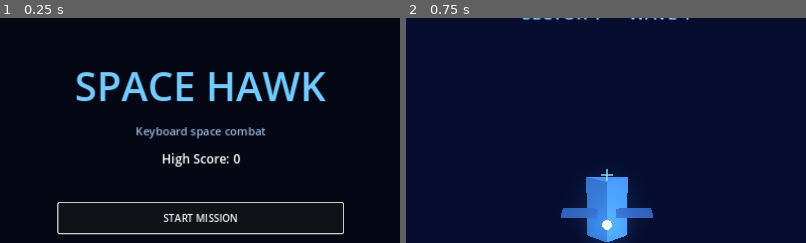
Above: before the commit, frames 1-2 (left to right).
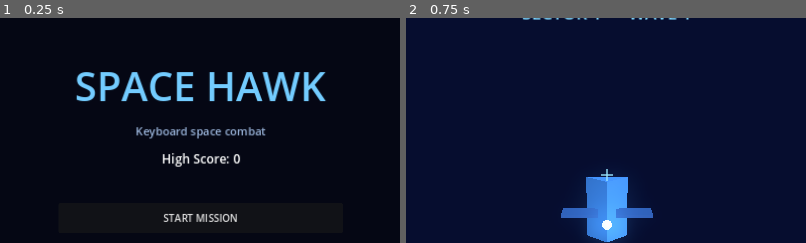
Above: after the commit, the same moments.

Repository: rickseeger/space-game
Game: Godot game, scene res://scenes/main_menu.tscn
Two runs of this game, one before a commit and one after it. Both use one fixed random seed, a clock stepped at 60 frames per second and the inputs below.
Inputs:
- Up to frame 1 (0.25 s): no input
- Up to frame 2 (0.75 s): click "START MISSION" at 0.5 s
The pictures show only the part of the screen within x 25-75%, y 15-65%; the shares and areas given below are measured in that part.

The runs differ from the first frame. In frame 1, 1.1% of the frame differs, in the area x 14-86%, y 81-97%; in frame 2, nothing differs.

Commit message:
Fix keyboard controls on Linux
Rebuild InputMap at runtime with keycode+physical_keycode, add raw key
fallbacks, and stop HUD/menu focus from swallowing Space.

Diff:
--- a/project.godot
+++ b/project.godot
@@ -14,6 +14,7 @@
 
 [autoload]
 
+InputBootstrap="*res://scripts/autoload/input_bootstrap.gd"
 GameState="*res://scripts/autoload/game_state.gd"
 EventBus="*res://scripts/autoload/event_bus.gd"
 AudioFx="*res://scripts/autoload/audio_fx.gd"
--- /dev/null
+++ b/scripts/autoload/input_bootstrap.gd
@@ -0,0 +1,33 @@
+extends Node
+## Rebuilds InputMap with proper keycode + physical_keycode (keycode=0-only maps fail on some Linux installs).
+
+func _ready() -> void:
+	_bind("move_forward", [KEY_W, KEY_UP])
+	_bind("move_back", [KEY_S, KEY_DOWN])
+	_bind("turn_left", [KEY_A, KEY_LEFT])
+	_bind("turn_right", [KEY_D, KEY_RIGHT])
+	_bind("strafe_left", [KEY_Q])
+	_bind("strafe_right", [KEY_E])
+	_bind("fire", [KEY_SPACE])
+	_bind("boost", [KEY_SHIFT])
+	_bind("hyperspace", [KEY_H])
+	_bind("pause", [KEY_ESCAPE])
+	# Keep Enter for menus, drop Space from ui_accept so it doesn't fight fire/start.
+	if InputMap.has_action("ui_accept"):
+		InputMap.action_erase_events("ui_accept")
+		_add_key("ui_accept", KEY_ENTER)
+		_add_key("ui_accept", KEY_KP_ENTER)
+
+func _bind(action: String, keys: Array) -> void:
+	if not InputMap.has_action(action):
+		InputMap.add_action(action, 0.5)
+	InputMap.action_erase_events(action)
+	for k in keys:
+		_add_key(action, k)
+
+func _add_key(action: String, keycode: Key) -> void:
+	var e := InputEventKey.new()
+	e.keycode = keycode
+	e.physical_keycode = keycode
+	e.pressed = true
+	InputMap.action_add_event(action, e)
--- a/scripts/player/player_ship.gd
+++ b/scripts/player/player_ship.gd
@@ -49,11 +49,19 @@
 	move_and_slide()
 	_update_vfx()
 
+func _down(action: String, keys: Array) -> bool:
+	if Input.is_action_pressed(action):
+		return true
+	for k in keys:
+		if Input.is_physical_key_pressed(k) or Input.is_key_pressed(k):
+			return true
+	return false
+
 func _handle_turning(delta: float) -> void:
 	var turn := 0.0
-	if Input.is_action_pressed("turn_left"):
+	if _down("turn_left", [KEY_A, KEY_LEFT]):
 		turn += 1.0
-	if Input.is_action_pressed("turn_right"):
+	if _down("turn_right", [KEY_D, KEY_RIGHT]):
 		turn -= 1.0
 	yaw += turn * TURN_SPEED * delta
 	rotation.y = yaw
@@ -61,16 +69,16 @@
 func _handle_thrust(delta: float) -> void:
 	var forward := 0.0
 	var strafe := 0.0
-	if Input.is_action_pressed("move_forward"):
+	if _down("move_forward", [KEY_W, KEY_UP]):
 		forward += 1.0
-	if Input.is_action_pressed("move_back"):
+	if _down("move_back", [KEY_S, KEY_DOWN]):
 		forward -= 0.45
-	if Input.is_action_pressed("strafe_left"):
+	if _down("strafe_left", [KEY_Q]):
 		strafe -= 1.0
-	if Input.is_action_pressed("strafe_right"):
+	if _down("strafe_right", [KEY_E]):
 		strafe += 1.0
 
-	var boosting := Input.is_action_pressed("boost") and boost_energy > 0.0 and forward > 0.0
+	var boosting := _down("boost", [KEY_SHIFT]) and boost_energy > 0.0 and forward > 0.0
 	if boosting:
 		boost_energy = maxf(0.0, boost_energy - BOOST_DRAIN * delta)
 	else:
@@ -88,7 +96,7 @@
 
 func _handle_weapons(delta: float) -> void:
 	_fire_cd = maxf(0.0, _fire_cd - delta)
-	if Input.is_action_pressed("fire") and _fire_cd <= 0.0:
+	if _down("fire", [KEY_SPACE]) and _fire_cd <= 0.0:
 		_fire()
 		_fire_cd = FIRE_COOLDOWN
 
--- a/scripts/systems/game_world.gd
+++ b/scripts/systems/game_world.gd
@@ -11,6 +11,9 @@
 func _ready() -> void:
 	process_mode = Node.PROCESS_MODE_ALWAYS
 	GameState.phase = GameState.Phase.PLAYING
+	# Don't let HUD/menu focus swallow keyboard (esp. Space).
+	get_viewport().gui_release_focus()
+	_disable_hud_focus()
 	EventBus.hull_changed.emit(player.health.hull, player.health.max_hull)
 	EventBus.shields_changed.emit(player.health.shields, player.health.max_shields)
 	wave_controller.start_sector()
@@ -18,7 +21,11 @@
 	set_process_unhandled_input(true)
 
 func _unhandled_input(event: InputEvent) -> void:
-	if event.is_action_pressed("pause"):
+	var pause_hit := event.is_action_pressed("pause")
+	if event is InputEventKey and event.pressed and not event.echo:
+		if event.keycode == KEY_ESCAPE or event.physical_keycode == KEY_ESCAPE:
+			pause_hit = true
+	if pause_hit:
 		if GameState.phase == GameState.Phase.PLAYING:
 			GameState.phase = GameState.Phase.PAUSED
 			get_tree().paused = true
@@ -33,3 +40,11 @@
 		if speed_lines:
 			speed_lines.emitting = sp > 35.0 or GameState.phase == GameState.Phase.HYPERSPACE
 			speed_lines.global_position = player.global_position
+
+func _disable_hud_focus() -> void:
+	var hud := get_node_or_null("HUD")
+	if hud == null:
+		return
+	for n in hud.find_children("*", "Control", true, false):
+		(n as Control).focus_mode = Control.FOCUS_NONE
+		(n as Control).mouse_filter = Control.MOUSE_FILTER_IGNORE
--- a/scripts/systems/hyperspace_controller.gd
+++ b/scripts/systems/hyperspace_controller.gd
@@ -21,10 +21,19 @@
 		_overlay.visible = false
 	if _speed_lines:
 		_speed_lines.emitting = false
+	set_process_unhandled_input(true)
+
+func _unhandled_input(event: InputEvent) -> void:
+	if GameState.phase != GameState.Phase.PLAYING:
+		return
+	if event.is_action_pressed("hyperspace"):
+		try_jump()
+		return
+	if event is InputEventKey and event.pressed and not event.echo:
+		if event.keycode == KEY_H or event.physical_keycode == KEY_H:
+			try_jump()
 
 func _process(delta: float) -> void:
-	if GameState.phase == GameState.Phase.PLAYING and Input.is_action_just_pressed("hyperspace"):
-		try_jump()
 	if _active:
 		_timer -= delta
 		if _overlay and _overlay is ColorRect:
--- a/scripts/ui/main_menu.gd
+++ b/scripts/ui/main_menu.gd
@@ -9,7 +9,10 @@
 	high_score_label.text = "High Score: %d" % GameState.high_score
 	start_btn.pressed.connect(_on_start)
 	quit_btn.pressed.connect(_on_quit)
-	start_btn.grab_focus()
+	# Prefer mouse/click; avoid Space being eaten by focused button forever.
+	start_btn.focus_mode = Control.FOCUS_NONE
+	quit_btn.focus_mode = Control.FOCUS_NONE
+	get_viewport().gui_release_focus()
 
 func _on_start() -> void:
 	GameState.reset_run()
@@ -19,5 +22,12 @@
 	get_tree().quit()
 
 func _unhandled_input(event: InputEvent) -> void:
-	if event.is_action_pressed("fire") or (event is InputEventKey and event.pressed and event.keycode == KEY_ENTER):
+	if not event.is_pressed() or event.is_echo():
+		return
+	if event.is_action_pressed("fire"):
 		_on_start()
+		return
+	if event is InputEventKey:
+		var k := event as InputEventKey
+		if k.keycode in [KEY_ENTER, KEY_KP_ENTER, KEY_SPACE] or k.physical_keycode in [KEY_ENTER, KEY_KP_ENTER, KEY_SPACE]:
+			_on_start()
